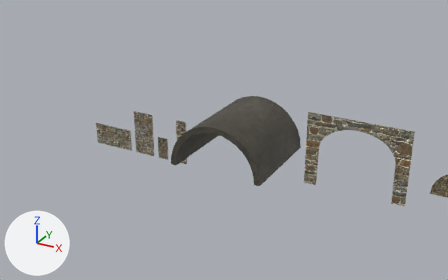
The Blender file Environnements Pre-tests/The Great Prison/Walls/Walls.blend: old version first, new version second.
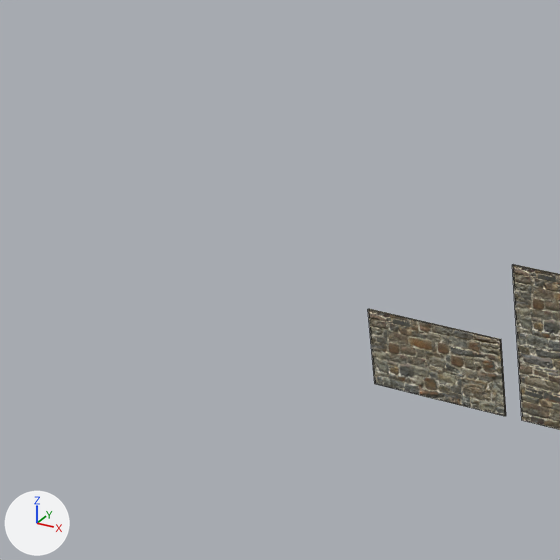
There are two pictures of each version: one from a camera (50 mm lens) standing at (-74.7, -83.4, 48.0) and looking at (-129.0, 15.4, -1.4), one close up on the part from 0% to 33% of the width and 15% to 67% of the height. The axes (+X, +Y, +Z) are drawn at lower left. The lights are the same throughout. The last two pictures show the newer version. The close-ups show mesh edges as thin lines.

Script lines for the objects in view, before the commit:
```python
me_plane_008 = bpy.data.meshes.new('Plane.008')
me_plane_008.from_pydata(...)  # a box spanning x -4.0..4.0, y -0.05..0.05, z 0.01..4.01
me_plane_008.materials.append(mat_wall_material_2)
me_plane_009 = bpy.data.meshes.new('Plane.009')
me_plane_009.from_pydata(...)  # a box spanning x -2.0..2.0, y -0.05..0.05, z 0.01..8.01
me_plane_009.materials.append(mat_wall_material_2)
ob_wall_4___4_for_verticals = bpy.data.objects.new('Wall 4 * 4 for verticals', me_plane_009)
ob_wall_4___4_for_verticals.location = (-137.0, 0.0, 0.0)
ob_wall_8_4_sm = bpy.data.objects.new('Wall 8*4 sm', me_plane_008)
ob_wall_8_4_sm.location = (-144.0, 0.0, 0.0)
```
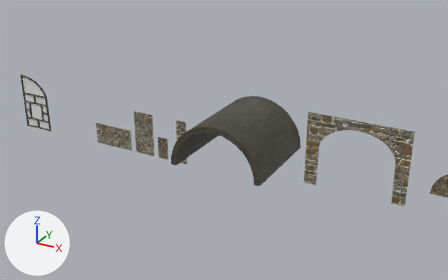
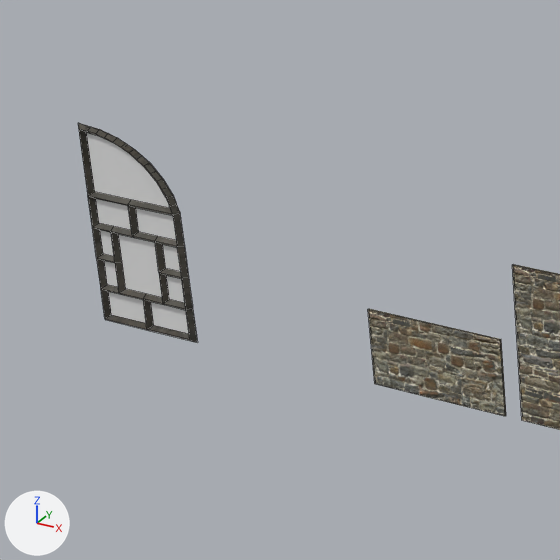
Pixel boxes [x1, y1, x2, y2] of what changed, in the close-ups (560 x 560 px):
'Great Gate 16*16', added
    after: [78, 123, 197, 342]
    faces in mat_material (white #e7e7e7): [86, 132, 189, 334]
    faces in mat_stone_material: [78, 123, 197, 342]

The edits, one by one:
Material 'Material' (mat_material) is new.
Its base color is (0.8, 0.8, 0.8) (white #e7e7e7).
Mesh me_plane_013 is new.
It has 188 vertices, 182 faces and spans x -6.26..0.26, y -0.25..0.25, z -0.17..10.73.
Faces by material slot: [10, 172].
It uses material mat_material (white #e7e7e7).
It uses material mat_stone_material.
Object 'Great Gate 16*16' (ob_great_gate_16_16) is new; it shows me_plane_013.
Its location is (-160.0, 0.0, 0.0).
